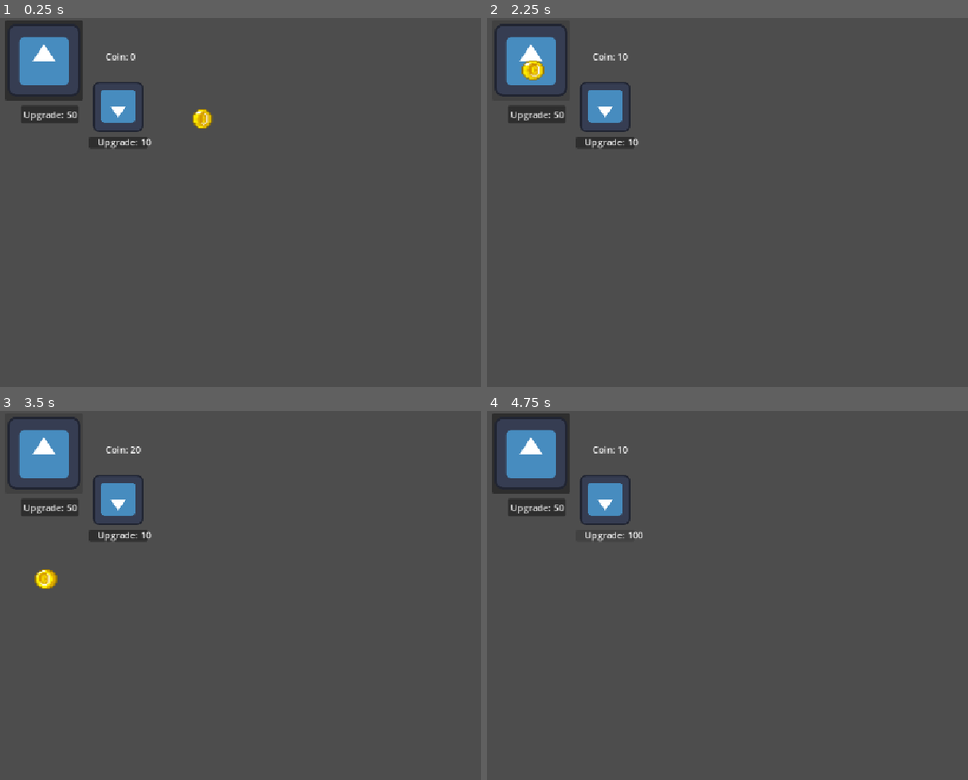
Above: before the commit, frames 1-4 (two rows, left to right).
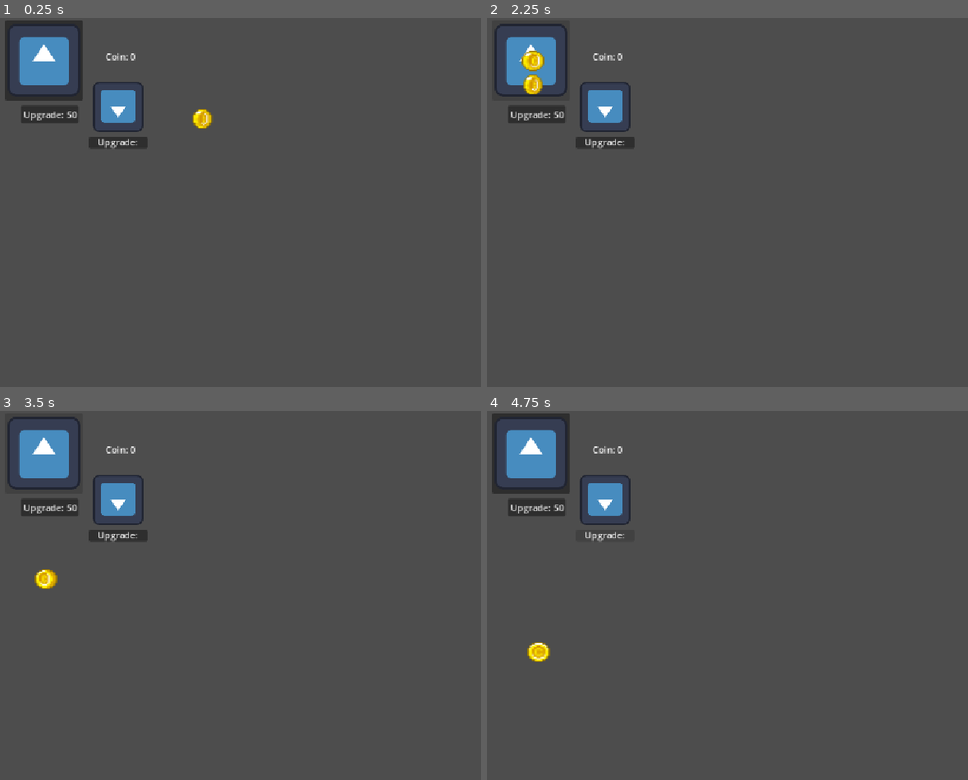
Above: after the commit, the same moments.

Repository: multii-RC/Clicker-Game-Real
Game: Godot game, scene res://Scenes/GameScene1.tscn
Same seed, same stepped clock (60 frames per second), same inputs: the game is played once before the commit and once after it. The project has no main scene, so this scene is started directly. The engine's default icon, where the game draws it, is replaced by a stand-in: a white triangle on a blue panel in a dark square.
Inputs (mouse positions are in pixels of both pictures, inside the frame that each line leads up to):
- Up to frame 1 (0.25 s): no input
- Up to frame 2 (2.25 s): click "Upgrade: 50" at 0.5 s; click (607, 143) at 1.25 s; click (530, 58) at 2 s
- Up to frame 3 (3.5 s): click (43, 451) at 2.75 s
- Up to frame 4 (4.75 s): click "Upgrade: 50" at 3.5 s; click (607, 536) at 4.25 s

The runs differ from the first frame. In frame 1, less than 0.1% of the frame differs, in the area x 29-32%, y 32-35%; in frame 2, 0.5%, in the area x 7-32%, y 8-35%; in frame 3, less than 0.1%; in frame 4, 0.3%.
Error after the commit: Parse Error: Identifier "PassiveCost" not declared in the current scope. (res://Scripts/GameManager.gd:44)

Commit message:
Mid Moving Gen to seperate scene

Diff:
--- a/Scenes/GameScene1.tscn
+++ b/Scenes/GameScene1.tscn
@@ -2,8 +2,7 @@
 
 [ext_resource type="Script" uid="uid://btin7ro0ci00y" path="res://Scripts/GameManager.gd" id="1_heejh"]
 [ext_resource type="PackedScene" uid="uid://ue3dx70ek6ax" path="res://Scenes/clicker_button.tscn" id="2_4lhv2"]
-[ext_resource type="Script" uid="uid://bj3as4keb4d3v" path="res://Scripts/passive_generator.gd" id="3_heejh"]
-[ext_resource type="Texture2D" uid="uid://cdm8uqar1sxjr" path="res://Assets/icon.svg" id="4_4lhv2"]
+[ext_resource type="PackedScene" uid="uid://bkevr42k8tlnw" path="res://Scenes/passive_generator.tscn" id="3_heejh"]
 
 [node name="Game" type="Control" unique_id=901422257]
 layout_mode = 3
@@ -34,53 +33,8 @@
 offset_bottom = 75.0
 text = "Coin: 0"
 
-[node name="Passive Generator" type="Control" parent="." unique_id=30366557]
+[node name="Passive Generator" parent="." unique_id=622182275 node_paths=PackedStringArray("Game") instance=ExtResource("3_heejh")]
 layout_mode = 1
-anchors_preset = 15
-anchor_right = 1.0
-anchor_bottom = 1.0
-offset_left = 65.0
-offset_top = 206.0
-offset_right = -878.0
-offset_bottom = -386.0
-grow_horizontal = 2
-grow_vertical = 2
-script = ExtResource("3_heejh")
-
-[node name="TextureRect" type="TextureRect" parent="Passive Generator" unique_id=404490816]
-layout_mode = 0
-offset_left = 89.0
-offset_top = -98.0
-offset_right = 177.0
-offset_bottom = -10.0
-texture = ExtResource("4_4lhv2")
-expand_mode = 5
-flip_v = true
-
-[node name="PassiveUpgradeButton" type="Button" parent="Passive Generator" unique_id=1360496863]
-layout_mode = 1
-anchors_preset = -1
-anchor_left = 0.411
-anchor_top = 4.625
-anchor_right = 0.411
-anchor_bottom = 4.625
-offset_left = -4.060013
-offset_top = -260.0
-offset_right = 98.93999
-offset_bottom = -240.0
-
-[node name="Timer" type="Timer" parent="Passive Generator" unique_id=1686614567]
-wait_time = 2.0
-autostart = true
-
-[node name="UpgradeCostLabel" type="Label" parent="Passive Generator" unique_id=1941600267]
-layout_mode = 0
-offset_left = 97.0
-offset_top = -4.0
-offset_right = 168.0
-offset_bottom = 22.0
-text = "Upgrade:"
+Game = NodePath("..")
 
 [connection signal="ClickerSignal" from="ClickerButton" to="." method="_on_clicker_signal"]
-[connection signal="pressed" from="Passive Generator/PassiveUpgradeButton" to="." method="_on_passive_upgrade_button_pressed"]
-[connection signal="timeout" from="Passive Generator/Timer" to="." method="_on_timer_timeout"]
--- /dev/null
+++ b/Scenes/passive_generator.tscn
@@ -0,0 +1,53 @@
+[gd_scene format=3 uid="uid://bkevr42k8tlnw"]
+
+[ext_resource type="Script" uid="uid://bj3as4keb4d3v" path="res://Scripts/passive_generator.gd" id="1_oa0t0"]
+[ext_resource type="Texture2D" uid="uid://cdm8uqar1sxjr" path="res://Assets/icon.svg" id="2_2lm5m"]
+
+[node name="Passive Generator" type="Control" unique_id=622182275]
+layout_mode = 3
+anchors_preset = 15
+anchor_right = 1.0
+anchor_bottom = 1.0
+offset_left = 65.0
+offset_top = 206.0
+offset_right = -878.0
+offset_bottom = -386.0
+grow_horizontal = 2
+grow_vertical = 2
+script = ExtResource("1_oa0t0")
+
+[node name="TextureRect" type="TextureRect" parent="." unique_id=1796904039]
+layout_mode = 0
+offset_left = 89.0
+offset_top = -98.0
+offset_right = 177.0
+offset_bottom = -10.0
+texture = ExtResource("2_2lm5m")
+expand_mode = 5
+flip_v = true
+
+[node name="PassiveUpgradeButton" type="Button" parent="." unique_id=702884960]
+layout_mode = 1
+anchors_preset = -1
+anchor_left = 0.411
+anchor_top = 4.625
+anchor_right = 0.411
+anchor_bottom = 4.625
+offset_left = -4.060013
+offset_top = -260.0
+offset_right = 98.93999
+offset_bottom = -240.0
+
+[node name="Timer" type="Timer" parent="." unique_id=393202892]
+wait_time = 2.0
+autostart = true
+
+[node name="UpgradeCostLabel" type="Label" parent="." unique_id=636961152]
+layout_mode = 0
+offset_left = 97.0
+offset_top = -4.0
+offset_right = 168.0
+offset_bottom = 22.0
+text = "Upgrade:"
+
+[connection signal="timeout" from="Timer" to="." method="_on_timer_timeout"]
--- a/Scripts/GameManager.gd
+++ b/Scripts/GameManager.gd
@@ -5,17 +5,16 @@
 @onready var CoinLabel: Label = $CoinLabel
 
 var PassiveStrength: int
-signal CoinGenerated(int)
-@onready var UpgradeCostLabel: Label = $"Passive Generator/UpgradeCostLabel"
-var PassiveCost: int
+#@onready var UpgradeCostLabel: Label = $"Passive Generator/UpgradeCostLabel"
+#var PassiveCost: int
 
 # Called when the node enters the scene tree for the first time.
 func _ready() -> void:
 # Setting intial coin to 0
 	coin = 0
-	PassiveCost = 10
+	#PassiveCost = 10
 	PassiveStrength = 0
-	UpgradeCostLabel.text = "Upgrade: " + str(PassiveCost)
+	#UpgradeCostLabel.text = "Upgrade: " + str(PassiveCost)
 
 
 # Called every frame. 'delta' is the elapsed time since the previous frame.
@@ -47,7 +46,7 @@
 		coin = coin - PassiveCost
 		PassiveCost = PassiveCost * 10
 	# If have money: Double strength, Raise price
-	UpgradeCostLabel.text = "Upgrade: " + str(PassiveCost)
+
 
 
 func _on_timer_timeout() -> void:
--- a/Scripts/passive_generator.gd
+++ b/Scripts/passive_generator.gd
@@ -1,13 +1,20 @@
 extends Control
 
+var PassiveCost: int
+
+# Move this to main script
+@onready var CoinScene: PackedScene = load("res://Scenes/coin.tscn")
+
 #@onready var CoinLabel: Label = $CoinLabel
-#var PassiveStrength: int
-#signal CoinGenerator(int)
-#@onready var UpgradeCostLabel: Label = $UpgradeCostLabel
+var PassiveStrength: int
+signal CoinGenerator(int)
+@onready var UpgradeCostLabel: Label = $UpgradeCostLabel
+
+@export var Game: Node
 
 # Called when the node enters the scene tree for the first time.
 func _ready() -> void:
-	pass # Replace with function body.
+	PassiveCost = 10
 
 
 # Called every frame. 'delta' is the elapsed time since the previous frame.
@@ -15,15 +22,19 @@
 	pass
 
 
-#func _on_upgrade_button_pressed() -> void:
-	#print("Passive Upgrade Pressed")
-	## Check Cost
-	#if Coin >= UpgradeCostLabel:
-		#PassiveStrength = PassiveStrength * 2
-	## If have money: Double strength, Raise price
-#
-#
-#func _on_timer_timeout() -> void:
-	#print("Passive Generation")
-	 ##Emit Signal
-	 ##Effects (Coin, Sound)
+func _on_upgrade_button_pressed() -> void:
+	print("Passive Upgrade Pressed")
+	# Check Cost
+	if Game.coin >= UpgradeCostLabel:
+		PassiveStrength = PassiveStrength * 2
+	# If have money: Double strength, Raise price
+	UpgradeCostLabel.text = "Upgrade: " + str(PassiveCost)
+
+func _on_timer_timeout() -> void:
+	print("Passive Generation")
+	 #Emit Signal
+	 #Effects (Coin, Sound)
+	var c = CoinScene.instantiate()
+	add_child(c)
+	c.global_position = get_global_mouse_position()
+	CoinGenerator.emit(PassiveStrength)
